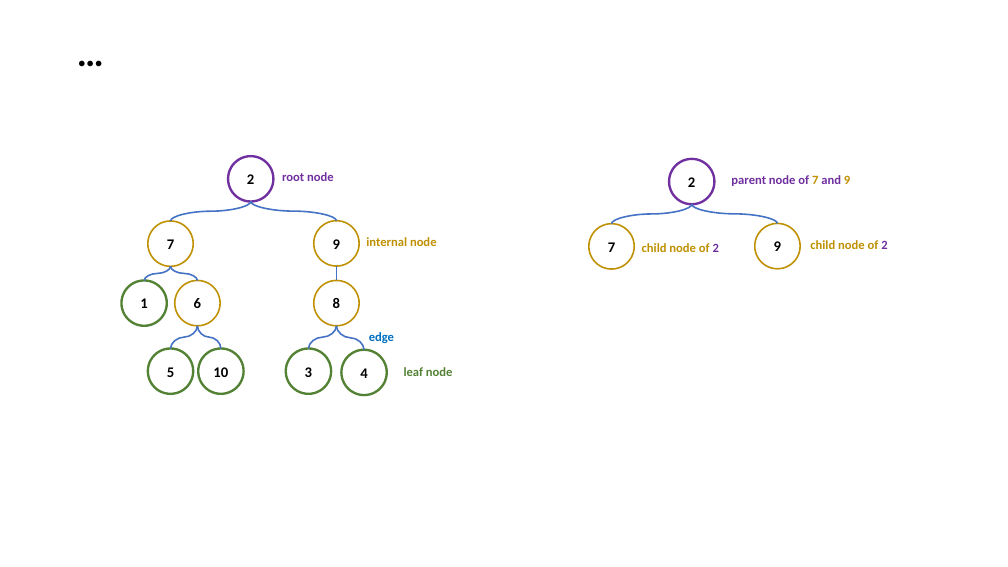
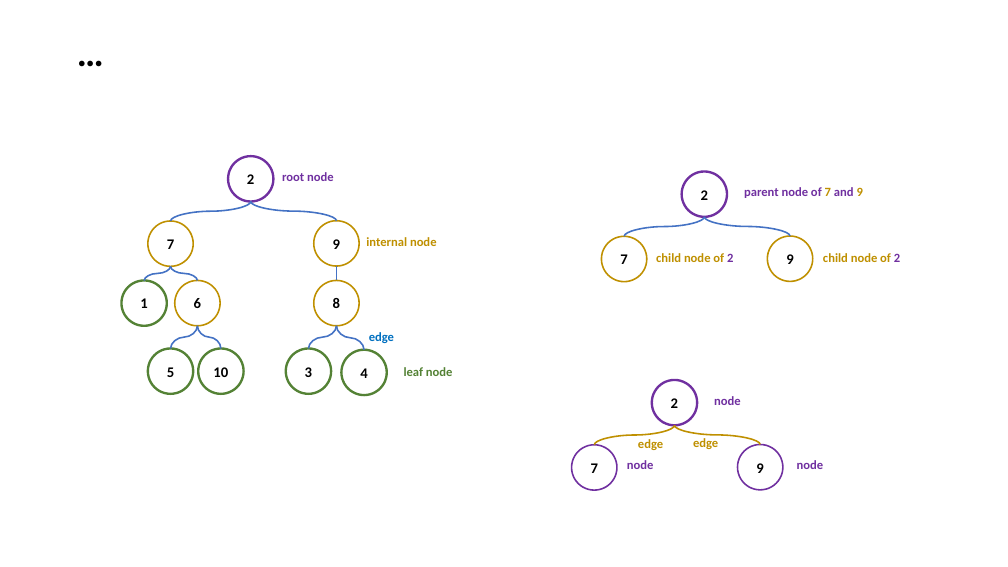
Before and after one commit to MYTE21/DSA.Train, a slide deck: slide 3 of assets/customized_image.pptx. Drawn at 1008x567 pixels with LibreOffice and Linux fonts; fonts in the diff are those of the drawing. Boxes give left, top, right and bottom in pixels: in the first picture for what was removed or moved away, otherwise in the second. Text is boxed around its words. In the diff, an @@ line names an element or a change of style, - is before the commit and + after.

```diff
--- a/assets/customized_image.pptx
+++ b/assets/customized_image.pptx
@@ ellipse added at bbox=[682, 172, 727, 217], fill #FFFFFF, outline #7030A0 2.25 pt, 14 pt, text #000000, bold @@
+2
@@ ellipse added at bbox=[602, 237, 647, 282], fill #FFFFFF, outline #BF9000 1.5 pt, 14 pt, text #000000, bold @@
+7
@@ 2 curved lines, 1 text: place and size @@
-2 curved lines, 1 text at bbox=[612, 175, 850, 224]
+2 curved lines, 1 text at bbox=[625, 187, 863, 237]
@@ ellipse added at bbox=[768, 236, 813, 281], fill #FFFFFF, outline #BF9000 1.5 pt, 14 pt, text #000000, bold @@
+9
@@ text "child node of 2": place and size @@
-text "child node of 2" at bbox=[642, 243, 719, 252]
+text "child node of 2" at bbox=[656, 253, 733, 262]
@@ text "child node of 2": place and size @@
-text "child node of 2" at bbox=[810, 240, 887, 249]
+text "child node of 2" at bbox=[823, 253, 900, 262]
@@ 3 ellipses: place and size @@
-3 ellipses at bbox=[589, 159, 800, 269]
+3 ellipses at bbox=[572, 380, 783, 490]
@@ ellipse "7" at bbox=[572, 445, 617, 490]: outline #BF9000 1.5 pt to #7030A0 1.5 pt @@
@@ group added at bbox=[594, 396, 824, 469]: 5 texts, 2 curved lines @@
+node
+node
+node
+edge
+edge
@@ ellipse "9" at bbox=[738, 445, 783, 490]: outline #BF9000 1.5 pt to #7030A0 1.5 pt @@
```
Also in this commit, not shown: 1 other file.
